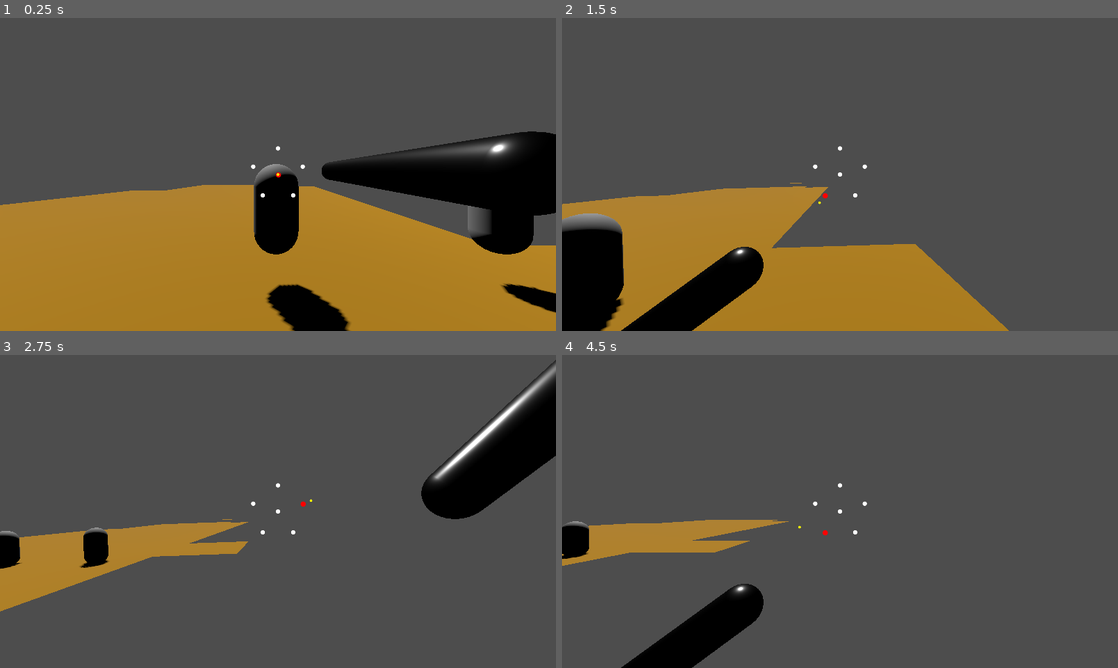
Above: before the commit, frames 1-4 (two rows, left to right).
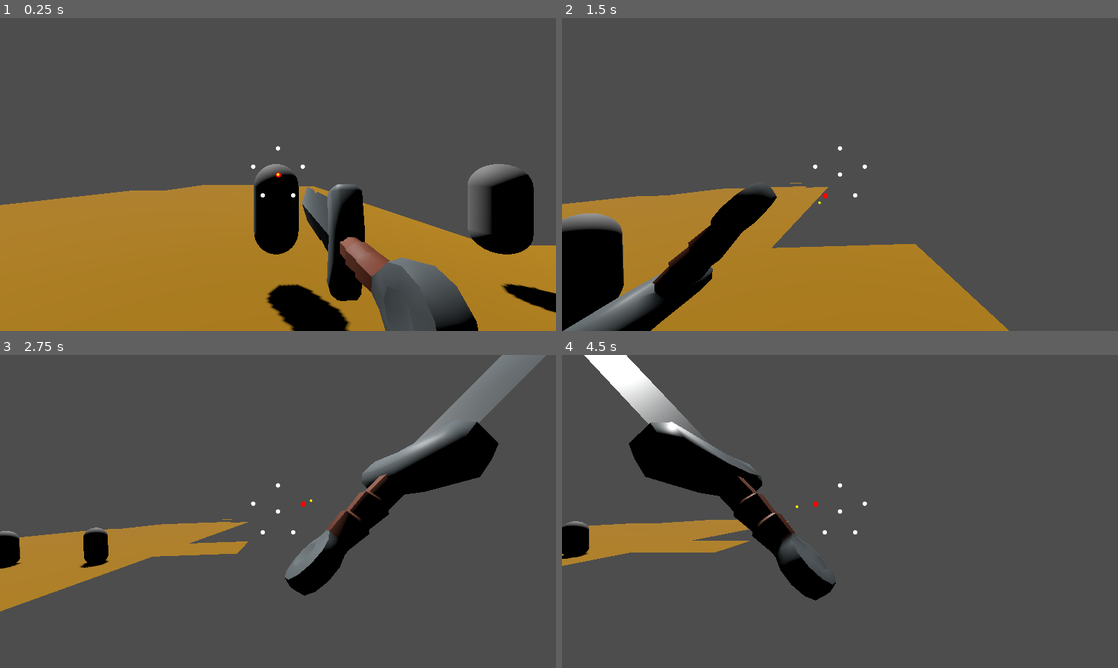
Above: after the commit, the same moments.

Repository: MendelDdS/pdc-godot
Game: Godot game, scene res://scenes/main.tscn
Two runs of this game, one before a commit and one after it. Both use one fixed random seed, a clock stepped at 60 frames per second and the inputs below.
Inputs (mouse positions are in pixels of both pictures, inside the frame that each line leads up to):
- Up to frame 1 (0.25 s): no input
- Up to frame 2 (1.5 s): tap Enter (ui_accept) at 0.5, 0.77 s; move the mouse to (867, 174) at 0.52 s; hold D (Right strafe) 0.53-1.28 s; click (867, 174) at 0.6 s; move the mouse to (812, 174) at 1.27 s; hold Down (Back) from 1.28 s (still down); tap Up (Foward) at 1.35 s
- Up to frame 3 (2.75 s): tap Enter (ui_accept) at 1.52 s; click (250, 511) at 1.55 s; move the mouse to (289, 505) at 2.02 s; release Down (Back) at 2.03 s; hold D (Right strafe) from 2.03 s (still down); click (289, 505) at 2.1 s
- Up to frame 4 (4.5 s): move the mouse to (834, 517) at 2.77 s; right-click (834, 517) at 2.85 s; tap Enter (ui_accept) at 3.02, 3.77 s; click (834, 517) at 3.05 s; move the mouse to (878, 514) at 3.52 s; release D (Right strafe) at 3.53 s; hold A (Left strafe) from 3.53 s (still down); click (878, 514) at 3.6 s; move the mouse to (795, 508) at 4.27 s; tap Up (Foward) at 4.35 s

The runs differ from the first frame. In frame 1, 12% of the frame differs, in the area x 54-100%, y 36-100%; in frame 2, 5.9%; in frame 3, 11%; in frame 4, 10%.

Commit message:
fix(#0000): adjust sword rotation

Diff:
--- a/project.godot
+++ b/project.godot
@@ -23,7 +23,6 @@
 
 window/size/viewport_width=1280
 window/size/viewport_height=720
-window/size/mode=1
 
 [input]
 
--- /dev/null
+++ b/scenes/actors/items/simple_sword.gd
@@ -0,0 +1,30 @@
+extends Node3D
+
+const TEXTURE_PATH := "res://assets/weapons/knight_texture.png"
+
+func _ready() -> void:
+	var mesh_instance := _find_first_mesh_instance(self)
+	if mesh_instance == null:
+		return
+
+	var texture := load(TEXTURE_PATH) as Texture2D
+	if texture == null:
+		push_warning("SimpleSword: nao foi possivel carregar a textura em %s" % TEXTURE_PATH)
+		return
+
+	var material := StandardMaterial3D.new()
+	material.albedo_texture = texture
+	material.metallic = 0.0
+	material.roughness = 0.5
+	mesh_instance.material_override = material
+
+func _find_first_mesh_instance(node: Node) -> MeshInstance3D:
+	if node is MeshInstance3D:
+		return node as MeshInstance3D
+
+	for child in node.get_children():
+		var found := _find_first_mesh_instance(child)
+		if found != null:
+			return found
+
+	return null
--- a/scenes/actors/items/simple_sword.tscn
+++ b/scenes/actors/items/simple_sword.tscn
@@ -1,17 +1,9 @@
 [gd_scene format=3 uid="uid://dh4s2qj4kx12i"]
 
-[sub_resource type="CapsuleMesh" id="CapsuleMesh_mkq7h"]
-radius = 0.05
-height = 1.0
-
-[sub_resource type="StandardMaterial3D" id="StandardMaterial3D_xlcx2"]
-albedo_color = Color(0.30323282, 0.30323282, 0.30323282, 1)
-metallic = 1.0
-roughness = 0.3
+[ext_resource type="PackedScene" uid="uid://cf14h0qiv07kv" path="res://assets/weapons/sword_1handed.gltf" id="1_7i6l3"]
+[ext_resource type="Script" uid="uid://csb17m6npbl6g" path="res://scenes/actors/items/simple_sword.gd" id="2_6n2of"]
 
 [node name="SimpleSword" type="Node3D" unique_id=1100445161]
+script = ExtResource("2_6n2of")
 
-[node name="MeshInstance3D" type="MeshInstance3D" parent="." unique_id=1926259105]
-transform = Transform3D(1, 0, 0, 0, 1, 0, 0, 0, 1, 0, 0.5, 0)
-mesh = SubResource("CapsuleMesh_mkq7h")
-surface_material_override/0 = SubResource("StandardMaterial3D_xlcx2")
+[node name="SwordModel" parent="." unique_id=1926259105 instance=ExtResource("1_7i6l3")]
--- a/scenes/actors/player/player.gd
+++ b/scenes/actors/player/player.gd
@@ -11,12 +11,12 @@
 # Configurações de Combate
 const SWORD_SCENE = preload("res://scenes/actors/items/simple_sword.tscn")
 const STANCES = {
-	0: {"pos": Vector3(0.3, 0, -0.2), "rot": Vector3(-90, 0, 0)},    # CENTER (Meio)
-	1: {"pos": Vector3(0, 0.1, -0.5), "rot": Vector3(-20, 0, 0)},     # TOP (Cima)
-	2: {"pos": Vector3(0.3, 0, -0.4), "rot": Vector3(-20, -60, -40)},   # TOP_RIGHT (Cima-Direita)
-	3: {"pos": Vector3(0.2, -0.2, -0.6), "rot": Vector3(-140, -60, -50)}, # BOTTOM_RIGHT (Baixo-Direita)
-	4: {"pos": Vector3(-0.2, -0.2, -0.5), "rot": Vector3(-140, 40, 40)},  # BOTTOM_LEFT (Baixo-Esquerda)
-	5: {"pos": Vector3(-0.3, 0, -0.4), "rot": Vector3(-50, 60, 40)}     # TOP_LEFT (Cima-Esquerda)
+	0: {"pos": Vector3(0.3, -0.3, -0.7), "rot": Vector3(0, -90, 90)},    # CENTER (Meio)
+	1: {"pos": Vector3(0, 0.5, -0.7), "rot": Vector3(0, -90, 0)},     # TOP (Cima)
+	2: {"pos": Vector3(0.3, 0, -0.7), "rot": Vector3(-45, -90, 0)},   # TOP_RIGHT (Cima-Direita)
+	3: {"pos": Vector3(0.5, -0.3, -0.7), "rot": Vector3(45, -90, 180)}, # BOTTOM_RIGHT (Baixo-Direita)
+	4: {"pos": Vector3(-0.5, -0.3, -0.7), "rot": Vector3(-45, -90, -180)},  # BOTTOM_LEFT (Baixo-Esquerda)
+	5: {"pos": Vector3(-0.3, 0, -0.7), "rot": Vector3(45, -90, 0)}     # TOP_LEFT (Cima-Esquerda)
 }
 const DEFENSE_STANCE = {"pos": Vector3(0.7, 0.5, -0.2), "rot": Vector3(180, 0, 45)}
 # endregion
@@ -136,7 +136,7 @@
 	# Menos Z para cortes para evitar o efeito de "empurrar"; mais Z para estocada
 	var lunge_z = -2.5 if is_thrust else -0.7
 
-	var lerp_weight = 0.1
+	var lerp_weight = 0.5
 	var attack_pos = original_pos.lerp(final_pos, lerp_weight) + Vector3(0, 0, lunge_z)
 	var attack_rot = _lerp_degrees(original_rot, final_rot, lerp_weight)
 
@@ -149,7 +149,7 @@
 	var camera_kick_dir = Vector3.ZERO
 	match current_stance_index:
 		1: # TOP -> Corte descendente pesado (O "Rasgo")
-			attack_pos.y -= 0.45 # Aumentamos a descida para o corte
+			attack_pos.y -= 0.45
 			attack_rot.x -= 35
 			attack_rot.z += 20 # Inclina o gume da lâmina para o efeito de rasgo
 			camera_kick_dir = Vector3(1.2, 0.2, 0)
--- a/scenes/ui/combat_ui.gd
+++ b/scenes/ui/combat_ui.gd
@@ -18,7 +18,7 @@
 var virtual_mouse_pos: Vector2 = Vector2.ZERO
 var center_threshold: float = 30.0
 var max_distance: float = 100.0
-var mouse_sensitivity: float = 0.5 # Ajuste este valor para diminuir a sensibilidade
+var mouse_sensitivity: float = 1 # Ajuste este valor para diminuir a sensibilidade
 var is_locked: bool = false
 
 func _ready() -> void:
Binary file added: assets/weapons/knight_texture.png
Not shown, added: assets/weapons/knight_texture.png.import
Binary file added: assets/weapons/sword_1handed.bin
Not shown, added: assets/weapons/sword_1handed.gltf
Not shown, added: assets/weapons/sword_1handed.gltf.import
Not shown, added: scenes/actors/items/simple_sword.gd.uid
